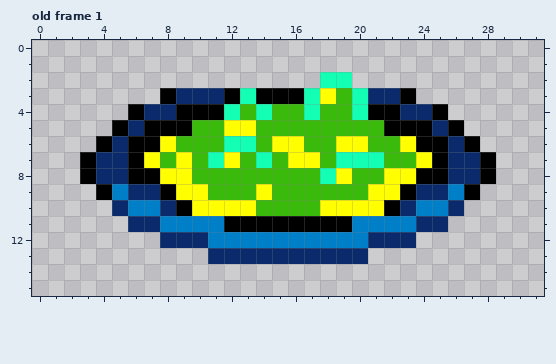
Pixel-art file -- assets/sprites/checkpoint_pad.ase. This is how it looked before the edit.
32x16 pixels, 1 frame. Shown: old frame 1. The commit also changed other frames, which this record leaves out.
Once edited:
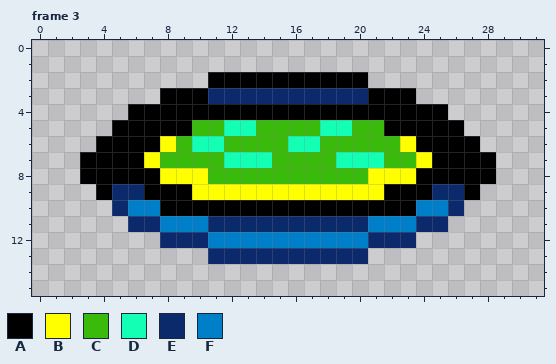
Palette (. is transparent): A #000000  B #ffff00  C #3aba0a  D #13ffb4  E #0a2a6b  F #007fc9
A new or re-ordered frame is compared with the old frame closest to it.
The exact change:
{"change": "frames 1 -> 4"}
{"where": "frame 3 is new; against old frame 1"}
{"frame":3,"y":2,"x":11,"old":".......DD.","new":"AAAAAAAAAA"}
{"frame":3,"y":3,"x":9,"old":"EE","new":"AA"}
{"frame":3,"y":3,"x":12,"old":"ADAAADBCDEE","new":"EEEEEEEEEAA"}
{"frame":3,"y":4,"x":7,"old":"EE","new":"AA"}
{"frame":3,"y":4,"x":12,"old":"DCDCCDCCD","new":"AAAAAAAAA"}
{"frame":3,"y":4,"x":23,"old":"EE","new":"AA"}
{"frame":3,"y":5,"x":6,"old":"E","new":"A"}
{"frame":3,"y":5,"x":12,"old":"BB","new":"DD"}
{"frame":3,"y":5,"x":18,"old":"CC","new":"DD"}
{"frame":3,"y":5,"x":25,"old":"E","new":"A"}
{"frame":3,"y":6,"x":5,"old":"E","new":"A"}
{"frame":3,"y":6,"x":10,"old":"CCDD","new":"DDCC"}
{"frame":3,"y":6,"x":15,"old":"BBC","new":"CDD"}
{"frame":3,"y":6,"x":19,"old":"BB","new":"CC"}
{"frame":3,"y":6,"x":26,"old":"E","new":"A"}
{"frame":3,"y":7,"x":4,"old":"EE","new":"AA"}
{"frame":3,"y":7,"x":9,"old":"B","new":"C"}
{"frame":3,"y":7,"x":11,"old":"DBC","new":"CDD"}
{"frame":3,"y":7,"x":16,"old":"BB","new":"CC"}
{"frame":3,"y":7,"x":26,"old":"EE","new":"AA"}
{"frame":3,"y":8,"x":4,"old":"EE","new":"AA"}
{"frame":3,"y":8,"x":10,"old":"C","new":"B"}
{"frame":3,"y":8,"x":18,"old":"DB","new":"CC"}
{"frame":3,"y":8,"x":21,"old":"C","new":"B"}
{"frame":3,"y":8,"x":26,"old":"EE","new":"AA"}
{"frame":3,"y":9,"x":5,"old":"F","new":"E"}
{"frame":3,"y":9,"x":7,"old":"E","new":"A"}
{"frame":3,"y":9,"x":9,"old":"B","new":"A"}
{"frame":3,"y":9,"x":11,"old":"CCC","new":"BBB"}
{"frame":3,"y":9,"x":15,"old":"CCCCCC","new":"BBBBBB"}
{"frame":3,"y":9,"x":22,"old":"B","new":"A"}
{"frame":3,"y":9,"x":24,"old":"E","new":"A"}
{"frame":3,"y":9,"x":26,"old":"F","new":"E"}
{"frame":3,"y":10,"x":8,"old":"E","new":"A"}
{"frame":3,"y":10,"x":10,"old":"BBBBCCCCBBBB","new":"AAAAAAAAAAAA"}
{"frame":3,"y":10,"x":23,"old":"E","new":"A"}
{"frame":3,"y":11,"x":11,"old":"FAAAAAAAAF","new":"EEEEEEEEEE"}
{"label":"changed","picture_box":[96,72,480,232]}
